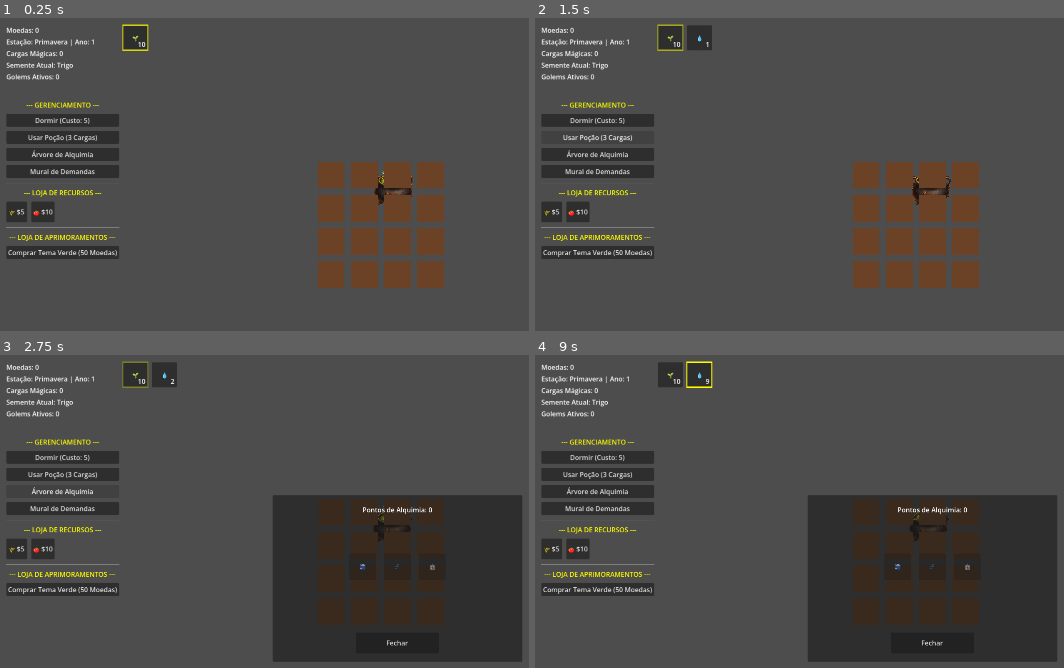
Above: before the commit, frames 1-4 (two rows, left to right).
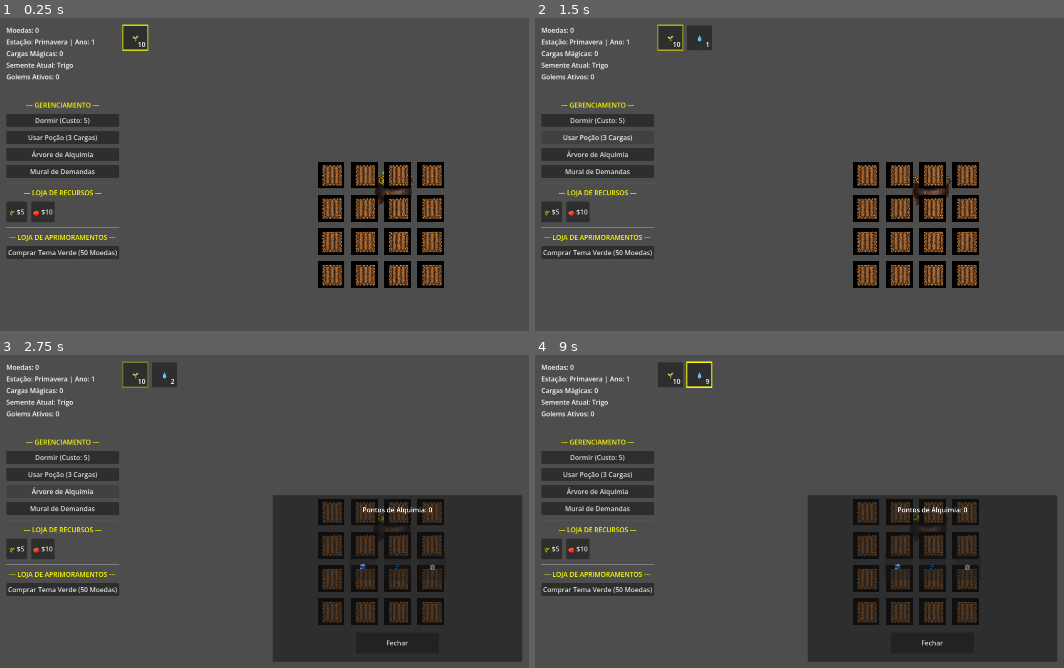
Above: after the commit, the same moments.

Repository: LeandroSatsuki/Cauldron-Crops
Game: Godot game, scene res://Scenes/Main.tscn
Two runs of this game, one before a commit and one after it. Both use one fixed random seed, a clock stepped at 60 frames per second and the inputs below.
Inputs:
- Up to frame 1 (0.25 s): no input
- Up to frame 2 (1.5 s): click "Dormir (Custo: 5)" at 0.5 s; click "Usar Poção (3 Cargas)" at 1.25 s
- Up to frame 3 (2.75 s): click "Árvore de Alquimia" at 2 s
- Up to frame 4 (9 s): click "Mural de Demandas" at 2.75 s; click "🌾 $5" at 3.5 s; click "🍅 $10" at 4.25 s; click "Comprar Tema Verde (50 Moedas)" at 5 s; click "🌱" at 5.75 s; click "🌱" at 6.5 s; click "💧" at 7.25 s; click "Vender 1" at 8 s; click "Fechar" at 8.75 s

The runs differ from the first frame. In frame 1, 5.3% of the frame differs, in the area x 60-84%, y 46-87%; in frame 2, 5.3%; in frame 3, 3.2%; in frame 4, 3.2%.

Commit message:
atualizacao do sprite do lote de plantacao para sheet 2x2 e implementacao do estado molhado

Diff:
--- a/Scenes/FarmPlot.tscn
+++ b/Scenes/FarmPlot.tscn
@@ -1,12 +1,20 @@
 [gd_scene format=3 uid="uid://bj5sla83koseg"]
 
 [ext_resource type="Script" uid="uid://b0bhjcjmm0cyq" path="res://Scripts/FarmPlot.gd" id="1_farmplot_script"]
+[ext_resource type="Texture2D" path="res://Assets/lote_sheet.png" id="2_lotesheet"]
 
 [sub_resource type="RectangleShape2D" id="RectangleShape2D_farmplot"]
 size = Vector2(64, 64)
 
 [node name="FarmPlot" type="Area2D" unique_id=1661898718]
 script = ExtResource("1_farmplot_script")
+
+[node name="Sprite2D" type="Sprite2D" parent="."]
+texture_filter = 1
+scale = Vector2(0.125, 0.125)
+texture = ExtResource("2_lotesheet")
+hframes = 2
+vframes = 2
 
 [node name="ColorRect" type="ColorRect" parent="." unique_id=275089934]
 offset_left = -32.0
@@ -29,7 +37,7 @@
 offset_right = 32.0
 offset_bottom = 32.0
 mouse_filter = 2
-color = Color(0, 0.4, 1, 0.3)
+color = Color(0, 0, 0, 0)
 
 [node name="TooltipArea" type="Control" parent="."]
 layout_mode = 3
--- a/Scripts/FarmPlot.gd
+++ b/Scripts/FarmPlot.gd
@@ -61,6 +61,7 @@
 					regado = true
 					_atualizar_visual()
 					print("Lote Regado!")
+					$Sprite2D.frame = 2
 					if estado_atual == State.CRESCENDO:
 						timer.start(timer.time_left * 0.8)
 			else:
@@ -155,6 +156,7 @@
 			# Reseta o estado para VAZIO
 			estado_atual = State.VAZIO
 			regado = false
+			$Sprite2D.frame = 0
 			_atualizar_visual()
 			semente_atual = {}
 			semente_id_plantada = ""
@@ -190,10 +192,12 @@
 func _atualizar_visual() -> void:
 	if visual_regado:
 		visual_regado.visible = regado
+	if has_node("Sprite2D"):
+		$Sprite2D.frame = 2 if regado else 0
 	match estado_atual:
 		State.VAZIO:
-			color_rect.color = Color(0.42, 0.26, 0.15)
+			color_rect.color = Color(0, 0, 0, 0)
 		State.CRESCENDO:
-			color_rect.color = Color(0.2, 0.5, 0.2)
+			color_rect.color = Color(0.2, 0.5, 0.2, 0.4)
 		State.PRONTO_PARA_COLHER:
-			color_rect.color = Color(0.8, 0.8, 0.2)
+			color_rect.color = Color(0.8, 0.8, 0.2, 0.4)
Binary file added: Assets/lote_sheet.png
